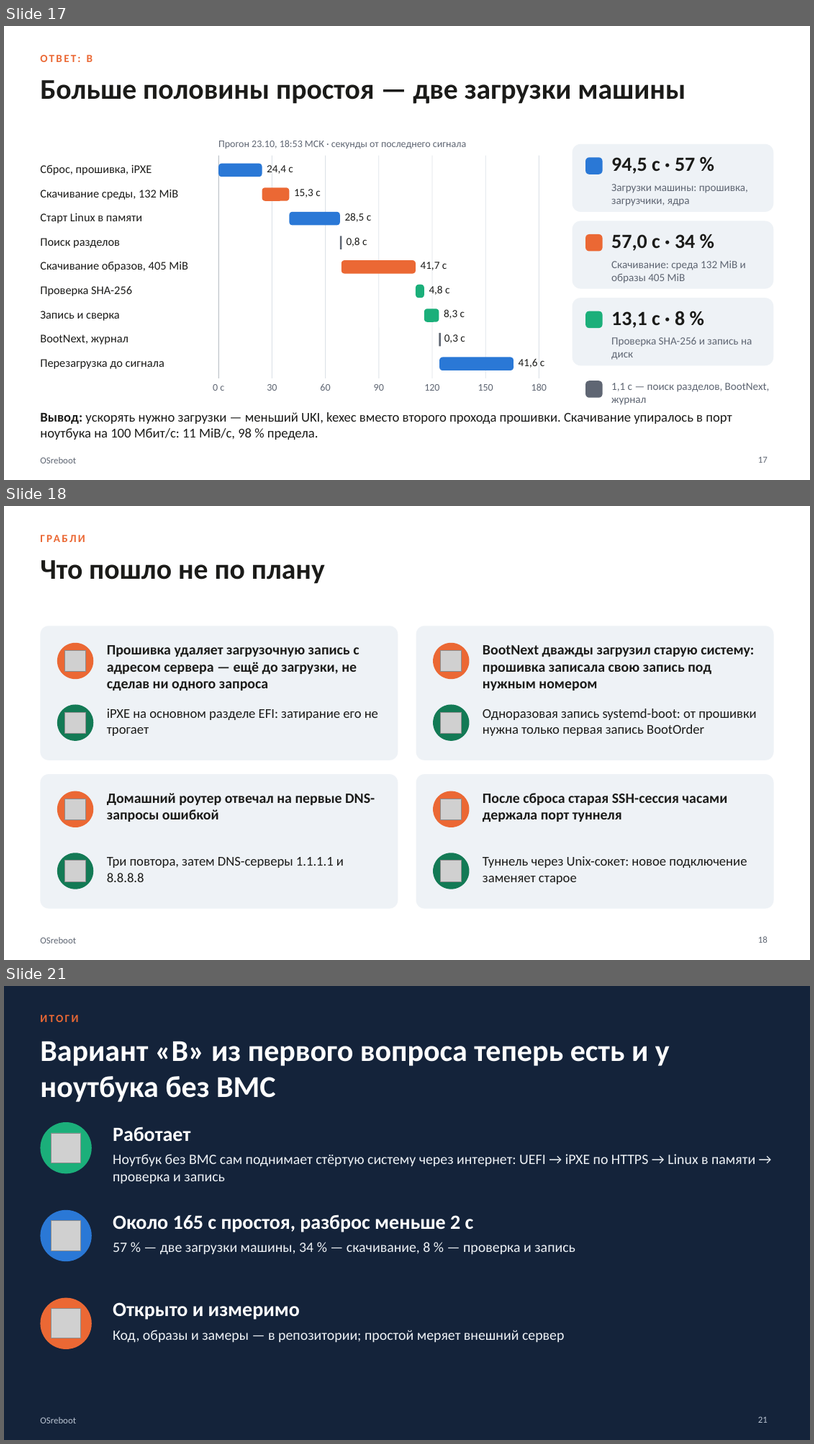
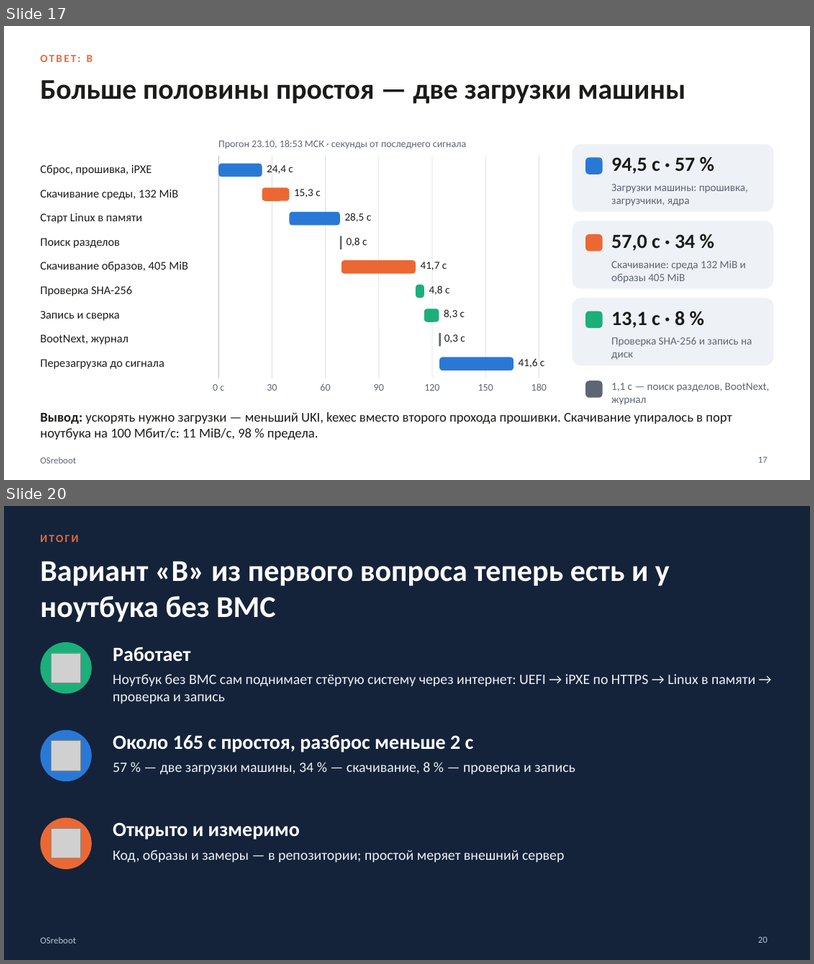
Before and after one commit to Irenid/OSreboot, a slide deck: presentation/OSreboot.pptx. Shown one above the other, each under a label of ours: slides 17, 18 and 21 before the commit, slides 17 and 20 after it; the slides between them are not shown. The pictures are 814x1444 and 814x964 pixels, drawn with LibreOffice and Linux fonts; fonts in the diff are those of the drawing; grey boxes stand for pictures. Boxes give left, top, right and bottom in pixels: in the first picture for what was removed or moved away, otherwise in the second. Text is boxed around its words. In the diff, an @@ line names an element or a change of style, - is before the commit and + after.

```diff
--- a/presentation/OSreboot.pptx
+++ b/presentation/OSreboot.pptx
@@ slide 18 removed at bbox=[4, 506, 810, 960], background #FFFFFF; not listed: 1 template element that a slide beside it also shows @@
@@ text removed at bbox=[40, 528, 646, 548] @@
-ГРАБЛИ
@@ title removed at bbox=[40, 560, 325, 584] @@
-Что пошло не по плану
@@ rounded rectangle removed at bbox=[40, 626, 399, 760] @@
@@ rounded rectangle removed at bbox=[417, 626, 774, 760] @@
@@ ellipse removed at bbox=[57, 643, 93, 679] @@
@@ picture removed at bbox=[65, 651, 86, 672] @@
@@ text removed at bbox=[107, 645, 359, 691] @@
-Прошивка удаляет загрузочную запись с адресом сервера — ещё до загрузки, не сделав ни одного запроса
@@ ellipse removed at bbox=[434, 643, 470, 679] @@
@@ picture removed at bbox=[441, 651, 462, 672] @@
@@ text removed at bbox=[483, 645, 754, 690] @@
-BootNext дважды загрузил старую систему: прошивка записала свою запись под нужным номером
@@ ellipse removed at bbox=[57, 705, 93, 741] @@
@@ picture removed at bbox=[65, 713, 86, 734] @@
@@ text removed at bbox=[107, 708, 378, 736] @@
-iPXE на основном разделе EFI: затирание его не трогает
@@ ellipse removed at bbox=[434, 705, 470, 741] @@
@@ picture removed at bbox=[441, 713, 462, 734] @@
@@ text removed at bbox=[483, 708, 756, 736] @@
-Одноразовая запись systemd-boot: от прошивки нужна только первая запись BootOrder
@@ rounded rectangle removed at bbox=[40, 774, 399, 908] @@
@@ rounded rectangle removed at bbox=[417, 774, 774, 908] @@
@@ ellipse removed at bbox=[57, 791, 93, 827] @@
@@ picture removed at bbox=[65, 799, 86, 820] @@
@@ text removed at bbox=[107, 793, 375, 821] @@
-Домашний роутер отвечал на первые DNS-запросы ошибкой
@@ ellipse removed at bbox=[434, 791, 470, 827] @@
@@ picture removed at bbox=[441, 799, 462, 820] @@
@@ text removed at bbox=[483, 793, 728, 822] @@
-После сброса старая SSH-сессия часами держала порт туннеля
@@ ellipse removed at bbox=[57, 852, 93, 889] @@
@@ picture removed at bbox=[65, 860, 86, 882] @@
@@ text removed at bbox=[107, 857, 344, 882] @@
-Три повтора, затем DNS-серверы 1.1.1.1 и 8.8.8.8
@@ ellipse removed at bbox=[434, 852, 470, 889] @@
@@ picture removed at bbox=[441, 860, 462, 882] @@
@@ text removed at bbox=[483, 856, 747, 884] @@
-Туннель через Unix-сокет: новое подключение заменяет старое
@@ page number removed at bbox=[759, 936, 768, 942] @@
-18
@@ what was slide 21 is now slide 20 @@
@@ page number at bbox=[759, 936, 768, 942]: text changed @@
-21
+20
```
Also in this commit, not shown: 3 slides changed, 1 other file.
